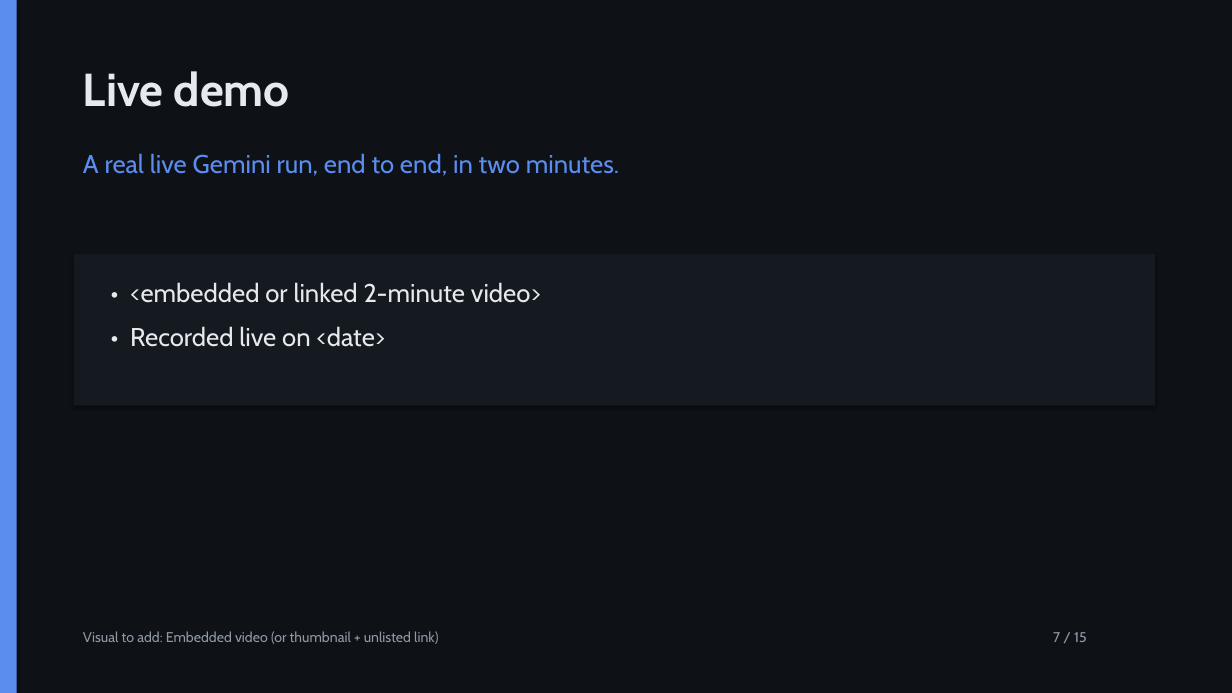
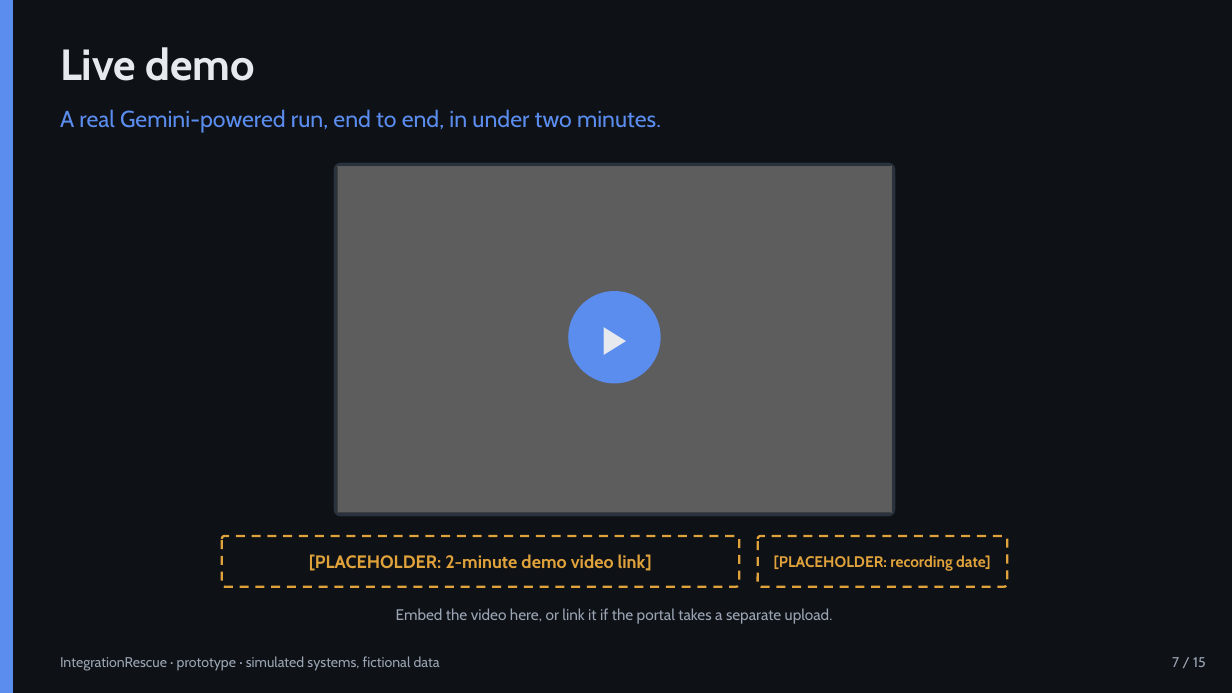
Before and after one commit to Ahmad-Joker/integrationrescue-ai, a slide deck: slide 7 of competition/IntegrationRescue_Competition_Deck.pptx. Drawn at 1232x693 pixels with LibreOffice and Linux fonts; fonts in the diff are those of the drawing; grey boxes stand for pictures. Boxes give left, top, right and bottom in pixels: in the first picture for what was removed or moved away, otherwise in the second. Text is boxed around its words. In the diff, an @@ line names an element or a change of style, - is before the commit and + after.

```diff
--- a/competition/IntegrationRescue_Competition_Deck.pptx
+++ b/competition/IntegrationRescue_Competition_Deck.pptx
@@ rectangle: place and size @@
-rectangle at <box>0,0,17,693</box>
+rectangle at <box>0,0,13,693</box>
@@ rectangle at <box>0,0,13,693</box>: shadow off @@
@@ text "Live demo": place and size @@
-text "Live demo" at <box>83,71,290,107</box>
+text "Live demo" at <box>60,47,256,81</box>
@@ text "Live demo" at <box>60,47,256,81</box>: size 36 to 34 pt @@
@@ text at <box>60,109,661,133</box>: text changed; size 20 to 18 pt @@
-A real live Gemini run, end to end, in two minutes.
+A real Gemini-powered run, end to end, in under two minutes.
@@ rounded rectangle added at <box>334,163,896,517</box>, fill #2A323D @@
@@ rectangle: place and size @@
-rectangle at <box>74,254,1155,406</box>
+rectangle at <box>337,166,892,513</box>
@@ rectangle at <box>337,166,892,513</box>: fill #151A21 to #000000 at 55% opacity; shadow off @@
@@ picture added at <box>337,166,892,513</box> @@
@@ text removed at <box>130,282,541,347</box> @@
-• <embedded or linked 2-minute video>
-• Recorded live on <date>
@@ ellipse added at <box>568,291,661,384</box>, fill #5B8DEF, 30 pt, text #E6E9EE @@
+▶
@@ rounded rectangle added at <box>222,536,739,587</box>, outline #E0A23B 1.75 pt dashed, 14 pt, text #E0A23B, bold @@
+[PLACEHOLDER: 2-minute demo video link]
@@ rounded rectangle added at <box>758,536,1007,587</box>, outline #E0A23B 1.75 pt dashed, 12 pt, text #E0A23B, bold @@
+[PLACEHOLDER: recording date]
@@ text added at <box>396,608,833,624</box>, 12 pt, text #9AA4B2 @@
+Embed the video here, or link it if the portal takes a separate upload.
@@ text added at <box>60,656,440,671</box>, 11 pt, text #9AA4B2 @@
+IntegrationRescue · prototype · simulated systems, fictional data
@@ text removed at <box>83,631,438,644</box> @@
-Visual to add: Embedded video (or thumbnail + unlisted link)
@@ text "7 / 15": place and size @@
-text "7 / 15" at <box>1053,632,1087,642</box>
+text "7 / 15" at <box>1172,657,1206,667</box>
@@ text "7 / 15" at <box>1172,657,1206,667</box>: text colour #9099A6 to #9AA4B2; alignment left to right @@
```
Also in this commit, not shown: 11 other slides changed, 3 slides added, 3 slides removed, 37 other files.
